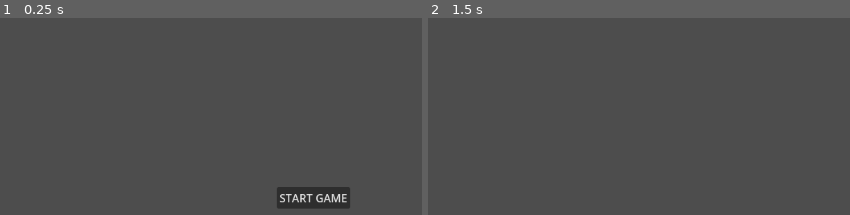
Above: before the commit, frames 1-2 (left to right).
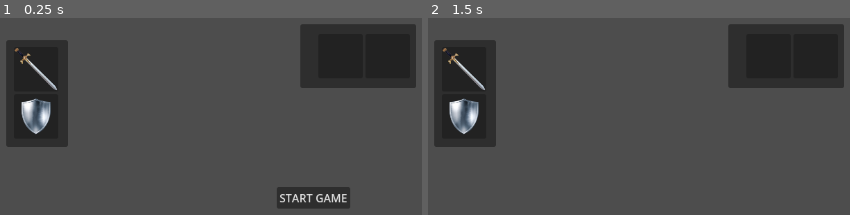
Above: after the commit, the same moments.

Repository: Sugo98/godot-77
Game: Godot game, scene res://game_logic/game_manager.tscn
The game is run twice, just before and just after one commit, with the same random seed, the same clock (stepped at 60 frames per second) and the same inputs.
Inputs:
- Up to frame 1 (0.25 s): no input
- Up to frame 2 (1.5 s): click "START GAME" at 0.5 s; tap Enter at 1.25 s

The runs differ from the first frame. In frame 1, 17% of the frame differs, in the area x 1-99%, y 3-66%; in frame 2, 17%.

Commit message:
Drag&Drop items

Diff:
--- /dev/null
+++ b/DiceFace.gd
@@ -0,0 +1,31 @@
+class_name DiceFace
+extends TextureRect
+
+@export var data: FaceData
+
+func init(d: FaceData) -> void:
+	data = d
+
+func _ready():
+	expand_mode = TextureRect.EXPAND_IGNORE_SIZE
+	stretch_mode = TextureRect.STRETCH_KEEP_ASPECT_CENTERED
+	texture = data.texture
+	tooltip_text = "%s\n%s" % [data.name, data.description]
+
+func _get_drag_data(at_position: Vector2):
+	set_drag_preview(make_drag_preview(at_position))
+	return self
+
+func make_drag_preview(at_position: Vector2):
+	var t = TextureRect.new()
+	t.texture = texture
+	t.expand_mode = TextureRect.EXPAND_IGNORE_SIZE
+	t.stretch_mode = TextureRect.STRETCH_KEEP_ASPECT_CENTERED
+	t.custom_minimum_size = size
+	t.modulate.a = 0.5 # transparency
+	t.position = Vector2(-at_position)
+
+	var c = Control.new()
+	c.add_child(t)
+
+	return c
--- /dev/null
+++ b/DiceSlot.gd
@@ -0,0 +1,30 @@
+class_name DiceSlot
+extends PanelContainer
+
+@export var type: FaceData.Type
+
+func init(t: FaceData.Type, cms: Vector2i) -> void:
+	type = t
+	custom_minimum_size = cms
+
+func _can_drop_data(_at_position: Vector2, data: Variant):
+	if data is DiceFace:
+		if type == FaceData.Type.ANY:
+			if get_child_count() == 0:
+				return true
+			else :
+				if type == data.get_parent().type:
+					return true
+				return get_child(0).data.type == data.data.type
+		else:
+			return data.data.type == type
+	else:
+		false
+
+func _drop_data(_at_position: Vector2, data: Variant):
+	if get_child_count() > 0:
+		var item = get_child(0)
+		if item == data:
+			return
+		item.reparent(data.get_parent())
+	data.reparent(self)
--- /dev/null
+++ b/dice_faces/face_data.gd
@@ -0,0 +1,9 @@
+class_name FaceData
+extends Resource
+
+enum Type {ANY, SWORD, SHIELD}
+
+@export var type: Type
+@export var name: String
+@export_multiline var description: String
+@export var texture: Texture2D
--- /dev/null
+++ b/dice_faces/shield.tres
@@ -0,0 +1,11 @@
+[gd_resource type="Resource" script_class="FaceData" load_steps=3 format=3 uid="uid://bif1yeu2j1v60"]
+
+[ext_resource type="Script" path="res://dice_faces/face_data.gd" id="1_h6r7e"]
+[ext_resource type="Texture2D" uid="uid://cfvweassj8opx" path="res://assets/shield.png" id="2_e4uhs"]
+
+[resource]
+script = ExtResource("1_h6r7e")
+type = 1
+name = "shield 1"
+description = "Protects from 1 damage"
+texture = ExtResource("2_e4uhs")
--- /dev/null
+++ b/dice_faces/sword.tres
@@ -0,0 +1,11 @@
+[gd_resource type="Resource" script_class="FaceData" load_steps=3 format=3 uid="uid://y2p3ya5exgod"]
+
+[ext_resource type="Script" path="res://dice_faces/face_data.gd" id="1_kgj4m"]
+[ext_resource type="Texture2D" uid="uid://b282bf5nf1bg8" path="res://assets/sword.png" id="2_ptka7"]
+
+[resource]
+script = ExtResource("1_kgj4m")
+type = 0
+name = "sword 1"
+description = "Deals 1 damage"
+texture = ExtResource("2_ptka7")
--- a/game_logic/game_manager.tscn
+++ b/game_logic/game_manager.tscn
@@ -1,8 +1,46 @@
-[gd_scene load_steps=3 format=3 uid="uid://s4kpj2dhsx5g"]
+[gd_scene load_steps=5 format=3 uid="uid://s4kpj2dhsx5g"]
 
 [ext_resource type="Script" path="res://game_logic/game_manager.gd" id="1_176oy"]
 [ext_resource type="PackedScene" uid="uid://c5mfo6eaopvch" path="res://game_logic/main_menu.tscn" id="2_he43h"]
+[ext_resource type="Script" path="res://game_logic/gui_warrior_test.gd" id="3_h3vbm"]
+[ext_resource type="Script" path="res://game_logic/gui_enemy_test.gd" id="4_jbi0l"]
 
 [node name="GameManager" type="Node"]
 script = ExtResource("1_176oy")
 main_menu_scene = ExtResource("2_he43h")
+
+[node name="GUI Characters" type="CanvasLayer" parent="."]
+script = ExtResource("3_h3vbm")
+
+[node name="Warrior" type="Panel" parent="GUI Characters"]
+offset_left = 133.0
+offset_top = 97.0
+offset_right = 222.0
+offset_bottom = 251.0
+
+[node name="WarriorDices" type="GridContainer" parent="GUI Characters"]
+unique_name_in_owner = true
+offset_left = 144.0
+offset_top = 107.0
+offset_right = 217.0
+offset_bottom = 241.0
+
+[node name="GUI Enemy" type="CanvasLayer" parent="."]
+script = ExtResource("4_jbi0l")
+
+[node name="Enemy" type="Panel" parent="GUI Enemy"]
+anchors_preset = -1
+anchor_right = 0.017
+anchor_bottom = 0.031
+offset_left = 557.0
+offset_top = 74.0
+offset_right = 704.416
+offset_bottom = 145.912
+
+[node name="EnemySlots" type="GridContainer" parent="GUI Enemy"]
+unique_name_in_owner = true
+offset_left = 583.0
+offset_top = 88.0
+offset_right = 697.0
+offset_bottom = 149.0
+columns = 2
--- /dev/null
+++ b/game_logic/gui_enemy_test.gd
@@ -0,0 +1,15 @@
+extends CanvasLayer
+
+var dice_slots = 2
+var faces_loaded = [ ]
+
+func _ready():
+	for i in dice_slots:
+		var slot = DiceSlot.new()
+		slot.init(FaceData.Type.ANY, Vector2i(64, 64))
+		%EnemySlots.add_child(slot)
+
+	for i in faces_loaded.size():
+		var face = DiceFace.new()
+		face.init(load(faces_loaded[i]))
+		%EnemySlots.get_child(i).add_child(face)
--- /dev/null
+++ b/game_logic/gui_warrior_test.gd
@@ -0,0 +1,18 @@
+extends CanvasLayer
+
+var dice_slots = 2
+var faces_loaded = [
+	"res://dice_faces/sword.tres",
+	"res://dice_faces/shield.tres"
+]
+
+func _ready():
+	for i in dice_slots:
+		var slot = DiceSlot.new()
+		slot.init(FaceData.Type.ANY, Vector2i(64, 64))
+		%WarriorDices.add_child(slot)
+
+	for i in faces_loaded.size():
+		var face = DiceFace.new()
+		face.init(load(faces_loaded[i]))
+		%WarriorDices.get_child(i).add_child(face)
Binary file added: assets/shield.png
Not shown, added: assets/shield.png.import
Binary file added: assets/sword.png
Not shown, added: assets/sword.png.import
